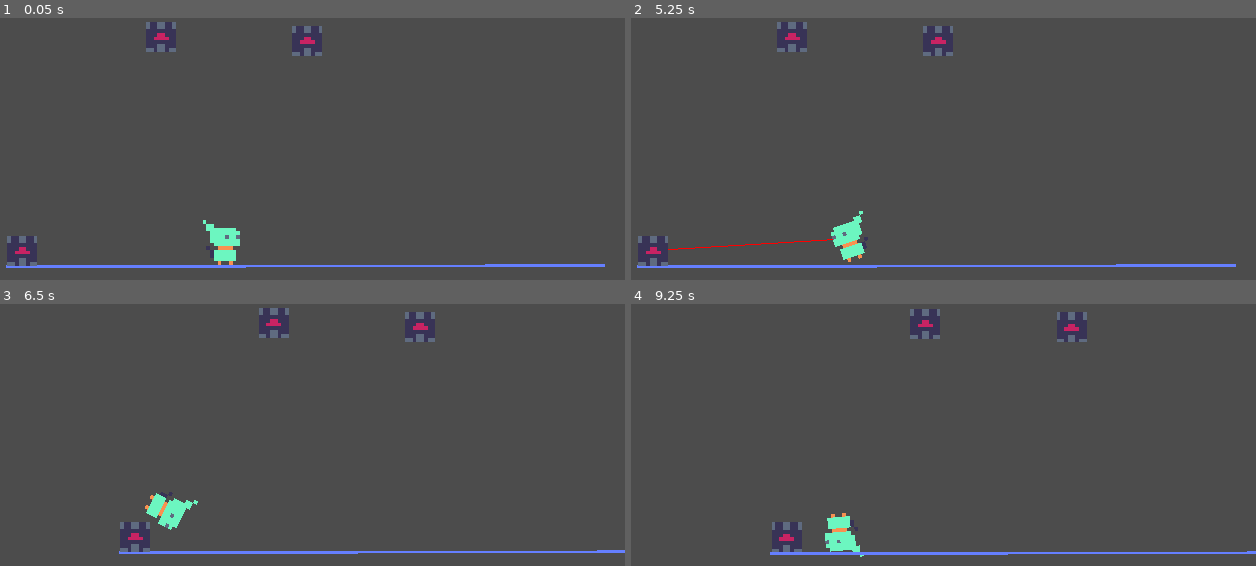
Above: before the commit, frames 1-4 (two rows, left to right).
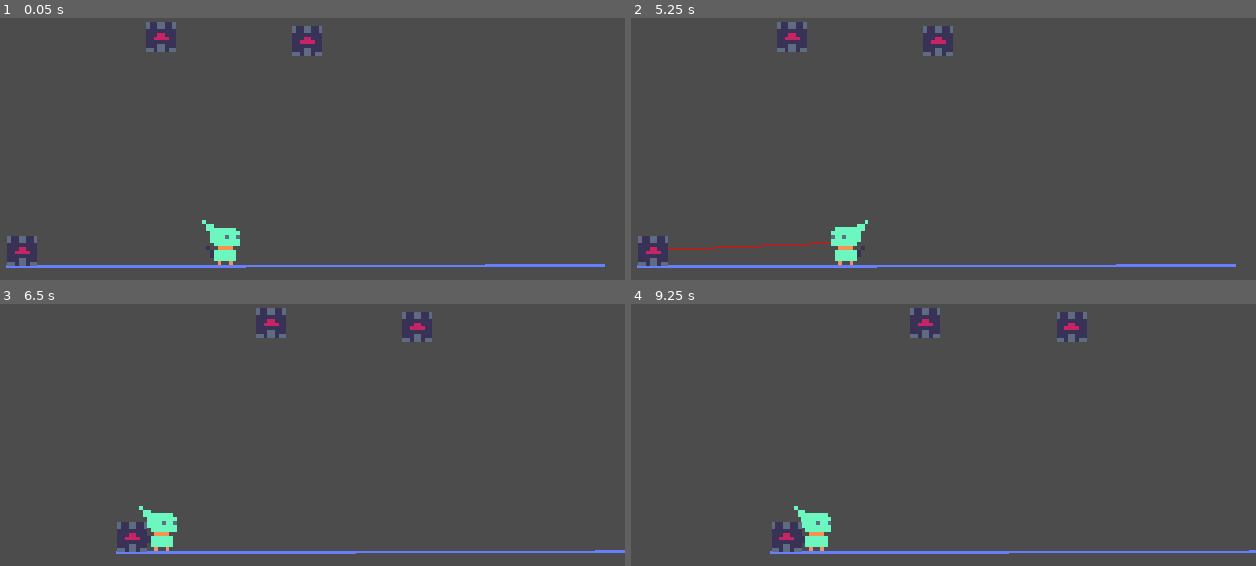
Above: after the commit, the same moments.

Repository: voithos/elfin
Game: Godot game, scene res://scenes/levels/level1.tscn
Same seed, same stepped clock (60 frames per second), same inputs: the game is played once before the commit and once after it.
Inputs (mouse positions are in pixels of both pictures, inside the frame that each line leads up to):
- Up to frame 1 (0.05 s): no input
- Up to frame 2 (5.25 s): tap Enter at 0.5, 2, 3.5 s; move the mouse to (outside the picture) at 0.52 s; press the mouse at (outside the picture) at 0.53 s; tap Space at 0.77, 1.25, 1.52, 2.75, 3.02, 3.77, 4.25, 4.52 s; move the mouse to (outside the picture) at 1.27 s; release the mouse at (outside the picture) at 1.28 s; right-click (outside the picture) at 1.35 s; move the mouse to (outside the picture) at 2.02 s; press the mouse at (outside the picture) at 2.03 s; move the mouse to (893, 243) at 2.77 s; release the mouse at (893, 243) at 2.78 s; right-click (893, 243) at 2.85 s; move the mouse to (737, 130) at 3.52 s; press the mouse at (737, 130) at 3.53 s; move the mouse to (1031, 219) at 4.27 s; release the mouse at (1031, 219) at 4.28 s; right-click (1031, 219) at 4.35 s; move the mouse to (693, 264) at 5.02 s; press the mouse at (693, 264) at 5.03 s
- Up to frame 3 (6.5 s): move the mouse to (306, 429) at 5.77 s; release the mouse at (306, 429) at 5.78 s; right-click (306, 429) at 5.85 s; tap Space at 6.02 s
- Up to frame 4 (9.25 s): move the mouse to (outside the picture) at 6.52 s; press the mouse at (outside the picture) at 6.53 s; tap Space at 6.77, 7.52, 9.02 s; move the mouse to (outside the picture) at 7.27 s; release the mouse at (outside the picture) at 7.28 s; right-click (outside the picture) at 7.35 s; move the mouse to (outside the picture) at 8.02 s; press the mouse at (outside the picture) at 8.03 s; move the mouse to (893, 529) at 8.77 s; release the mouse at (893, 529) at 8.78 s; right-click (893, 529) at 8.85 s

The runs differ from the first frame. In frame 1, less than 0.1% of the frame differs, in the area x 32-33%, y 77-79%; in frame 2, 0.6%; in frame 3, 1.5%; in frame 4, 1.8%, in the area x 22-100%, y 1-97%.

Commit message:
Disable rotation.

Diff:
--- a/scenes/player.gd
+++ b/scenes/player.gd
@@ -42,6 +42,7 @@
 			force *= multiplier
 			apply_impulse(Vector2(0, 0), force)
 	else:
+		# Idle.
 		var last_state = state
 		state = STATE_IDLE
 		if last_state == STATE_PUSHPULL:
--- a/scenes/player.tscn
+++ b/scenes/player.tscn
@@ -10,12 +10,12 @@
 custom_solver_bias = 0.0
 extents = Vector2( 12, 15 )
 
-[node name="player" type="RigidBody2D"]
+[node name="player" type="RigidBody2D" index="0"]
 
 input_pickable = false
 collision_layer = 1
 collision_mask = 1
-mode = 0
+mode = 2
 mass = 5.0
 friction = 1.0
 bounce = 0.0
--- a/scenes/player_camera.tscn
+++ b/scenes/player_camera.tscn
@@ -2,7 +2,7 @@
 
 [ext_resource path="res://scenes/player_camera.gd" type="Script" id=1]
 
-[node name="player_camera" type="Camera2D" index="0"]
+[node name="player_camera" type="Camera2D"]
 
 anchor_mode = 1
 rotating = false
Not shown, changed: TODO.md
